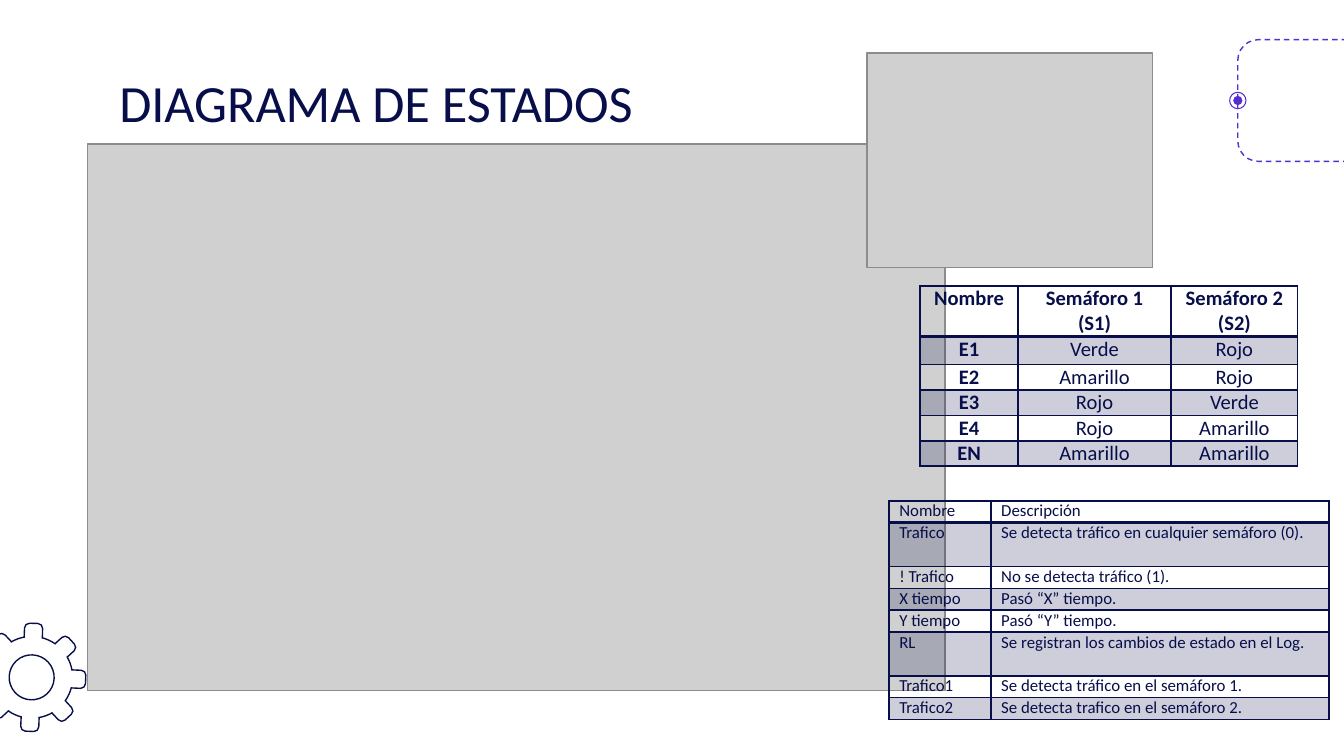
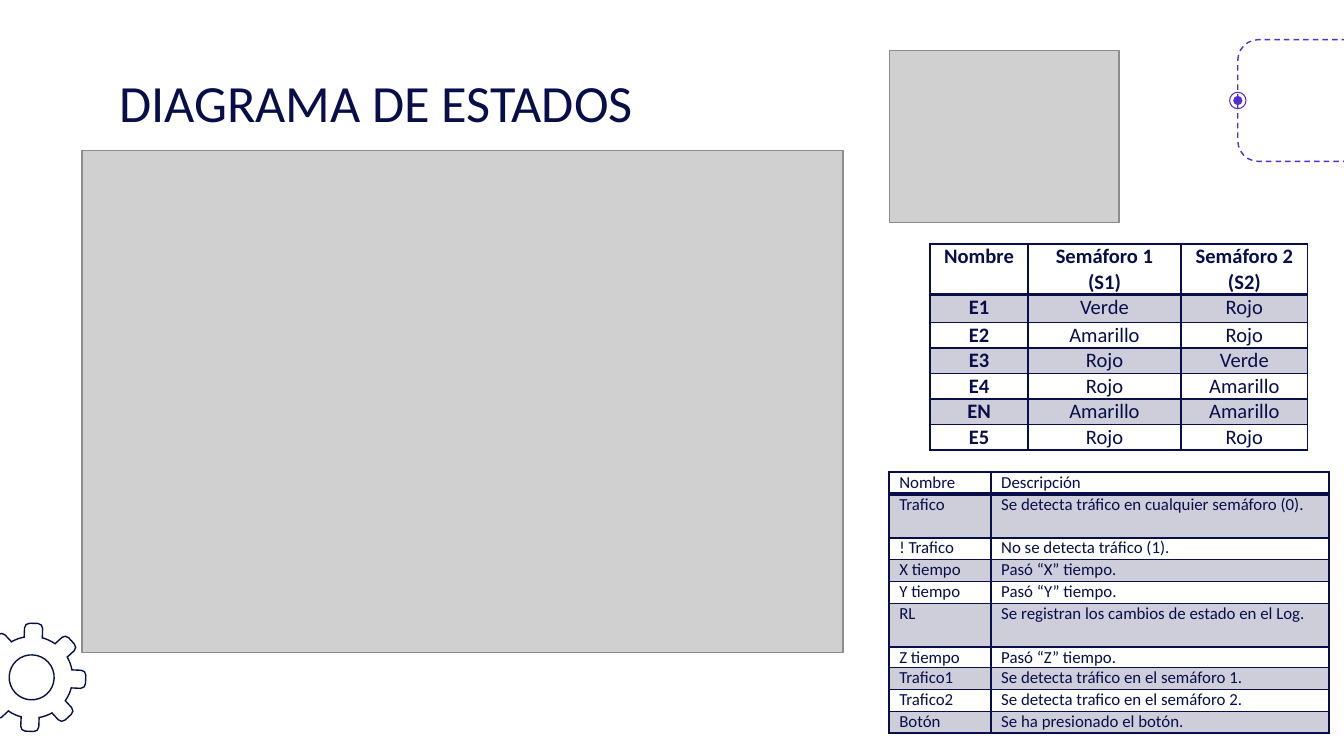
Before and after one commit to MetByEnt/Proy_LP1_2026_1, a slide deck: slide 4 of Expo_Requerimientos[1].pptx. Drawn at 1344x756 pixels with LibreOffice and Linux fonts; fonts in the diff are those of the drawing; grey boxes stand for pictures. Boxes give left, top, right and bottom in pixels: in the first picture for what was removed or moved away, otherwise in the second. Text is boxed around its words. In the diff, an @@ line names an element or a change of style, - is before the commit and + after.

```diff
--- a/Expo_Requerimientos[1].pptx
+++ b/Expo_Requerimientos[1].pptx
@@ picture: place and size @@
-picture at box(867, 54, 1152, 267)
+picture at box(890, 50, 1120, 222)
@@ picture: place and size @@
-picture at box(87, 144, 945, 689)
+picture at box(82, 151, 843, 652)
@@ table at box(930, 243, 1308, 454) @@
+row 7: E5 | Rojo | Rojo
@@ table: place and size @@
-table at box(921, 286, 1298, 470)
+table at box(930, 243, 1308, 454)
@@ table at box(890, 472, 1329, 734) @@
+row 7: Z tiempo | Pasó “Z” tiempo.
+row 10: Botón | Se ha presionado el botón.
@@ table: place and size @@
-table at box(890, 501, 1329, 720)
+table at box(890, 472, 1329, 734)
```
Also in this commit, not shown: 1 other slide changed, 2 other files.
